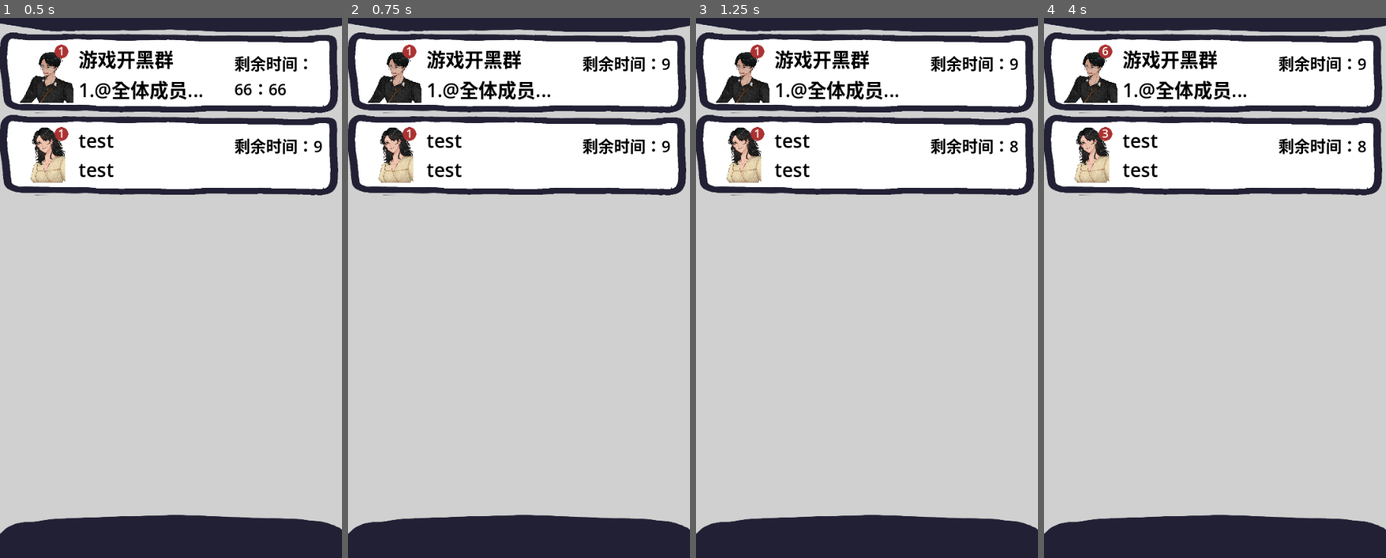
Above: before the commit, frames 1-4 (left to right).
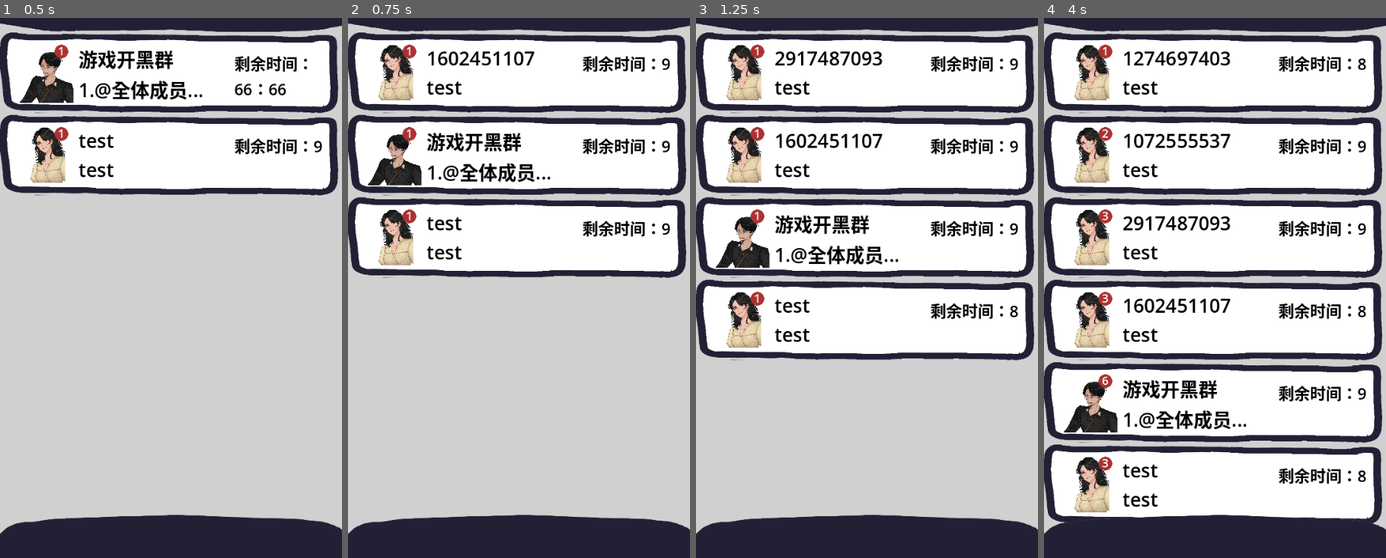
Above: after the commit, the same moments.

Repository: zhitian111/chat-bubble
Game: Godot game, scene res://inf_mode/inf_mode_chat_board.tscn
Same seed, same stepped clock (60 frames per second), same inputs: the game is played once before the commit and once after it. This scene is started directly instead of the project's main scene. The engine's default icon, where the game draws it, is replaced by a stand-in: a white triangle on a blue panel in a dark square.
Inputs (mouse positions are in pixels of both pictures, inside the frame that each line leads up to):
- Up to frame 1 (0.5 s): no input
- Up to frame 2 (0.75 s): move the mouse to (594, 244) at 0.52 s
- Up to frame 3 (1.25 s): no input
- Up to frame 4 (4 s): move the mouse to (1146, 304) at 1.27 s; move the mouse to (1249, 136) at 2.02 s; move the mouse to (1197, 396) at 2.77 s; move the mouse to (1317, 363) at 3.52 s

Frame 1 is identical in both runs. In frame 2, 18% of the frame differs, in the area x 0-99%, y 4-49%; in frame 3, 30%; in frame 4, 57%, in the area x 0-99%, y 4-94%.

Commit message:
chat_final

Diff:
--- a/dialogs/dialogs.gd
+++ b/dialogs/dialogs.gd
@@ -25,7 +25,7 @@
 func add_sentence(sentence: String, poster:String) -> void:
 	var tween = get_tree().create_tween()
 
-	print(self.size)
+	# print(self.size)
 
 	if poster != "me":
 		new_message.emit(sentence, poster)
--- a/inf_mode/inf_characters.gd
+++ b/inf_mode/inf_characters.gd
@@ -10,7 +10,11 @@
 	var new_chat = chat.instantiate()
 	new_chat.position+=start_position
 	new_chat.position+=Vector2(540,0)*get_child_count()
+
+	new_chat.chat_name = String.num_int64(randi())
+
 	self.add_child(new_chat)
+	get_parent().dynamic_add_chat(new_chat)
 
 
 func _on_timer_timeout() -> void:
--- a/inf_mode/inf_mode_chat_board.gd
+++ b/inf_mode/inf_mode_chat_board.gd
@@ -16,10 +16,22 @@
 		c.connect("back",Callable(self,"_on_chat_back"))
 		c.connect("chosen",Callable(self,"chosen").bind(c))
 	print(chat_objs)
+
+func dynamic_add_chat(new_chat)->void:
+	chat_objs[new_chat.chat_name] = new_chat
+	new_chat.connect("all_info", Callable(self, "_on_all_info_received"))
+	new_chat.connect("back",Callable(self,"_on_chat_back"))
+	new_chat.connect("chosen",Callable(self,"chosen").bind(new_chat))
+
+
 func _on_all_info_received(message: String, poster: String, time: int, name: String, _camera: Camera2D) -> void:
-	add_chat(game.avatars[name], name, message, float(time))
+	if game.avatars.has(name):
+		add_chat(game.avatars[name], name, message, float(time))
+	else:
+		add_chat(game.avatars["test"],name,message,float(time))
 	cameras[name]=_camera
 func add_chat(path: String, namee: String, textt: String, timee: float):
+	# print(path)
 	if !chats.has(namee):
 		var c = chat.instantiate()
 		vbox.add_child(c)
--- a/inf_mode/inf_mode_chat_board.tscn
+++ b/inf_mode/inf_mode_chat_board.tscn
@@ -1,6 +1,6 @@
 [gd_scene load_steps=8 format=3 uid="uid://clj5183xngyuf"]
 
-[ext_resource type="Script" path="res://chat_board.gd" id="1_4ty8s"]
+[ext_resource type="Script" path="res://inf_mode/inf_mode_chat_board.gd" id="1_y7vlg"]
 [ext_resource type="Texture2D" uid="uid://sn53n2kcr5uw" path="res://assets/menu/menu_top.png" id="2_c00ie"]
 [ext_resource type="Texture2D" uid="uid://ci1jympqhobx" path="res://assets/menu/menu_bottom.png" id="3_c8imd"]
 [ext_resource type="PackedScene" uid="uid://v0k4wvdk3cpg" path="res://chat/chat.tscn" id="4_rwvhy"]
@@ -14,7 +14,7 @@
 [node name="infModeChatBoard" type="Control"]
 layout_mode = 3
 anchors_preset = 0
-script = ExtResource("1_4ty8s")
+script = ExtResource("1_y7vlg")
 
 [node name="ColorRect" type="ColorRect" parent="."]
 z_index = -100
--- /dev/null
+++ b/list_container/list.tscn
@@ -0,0 +1,11 @@
+[gd_scene load_steps=2 format=3 uid="uid://cbfcbthbtbipp"]
+
+[ext_resource type="Script" path="res://list.gd" id="1_mlohv"]
+
+[node name="list" type="VBoxContainer"]
+anchors_preset = 15
+anchor_right = 1.0
+anchor_bottom = 1.0
+grow_horizontal = 2
+grow_vertical = 2
+script = ExtResource("1_mlohv")
